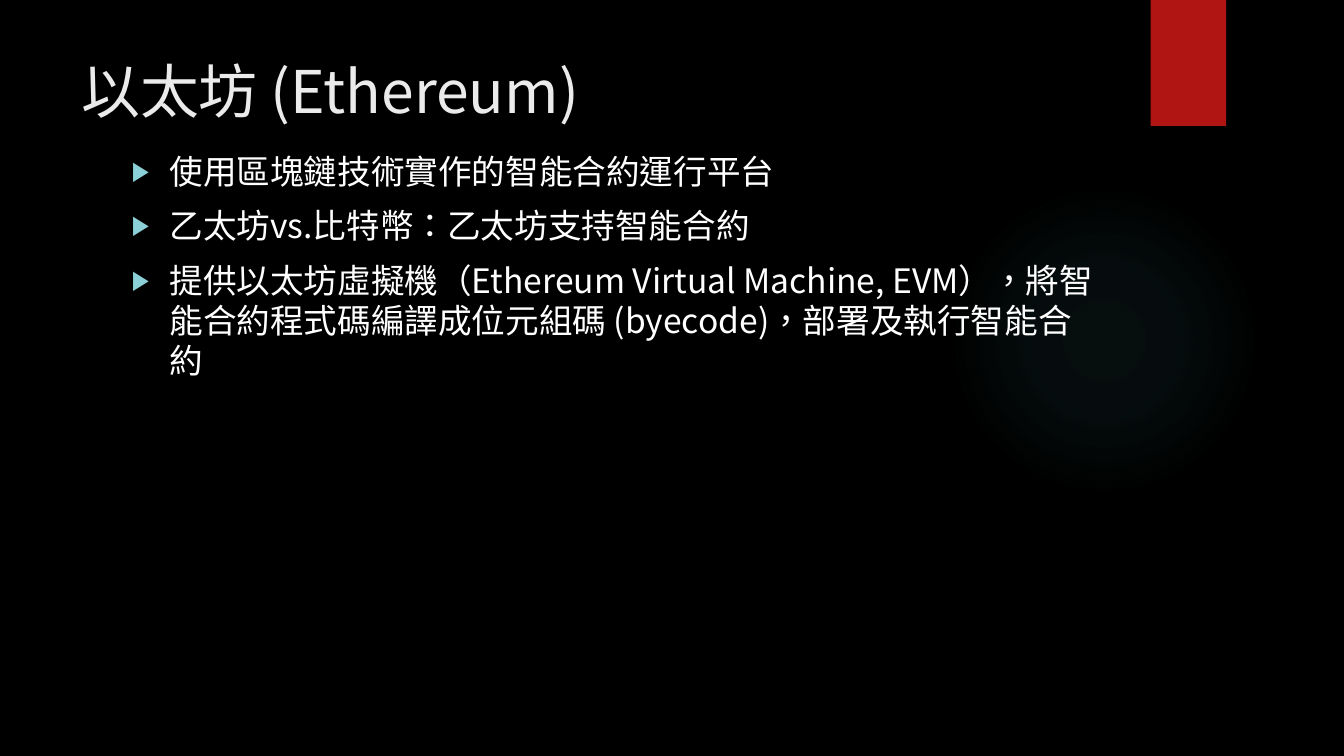
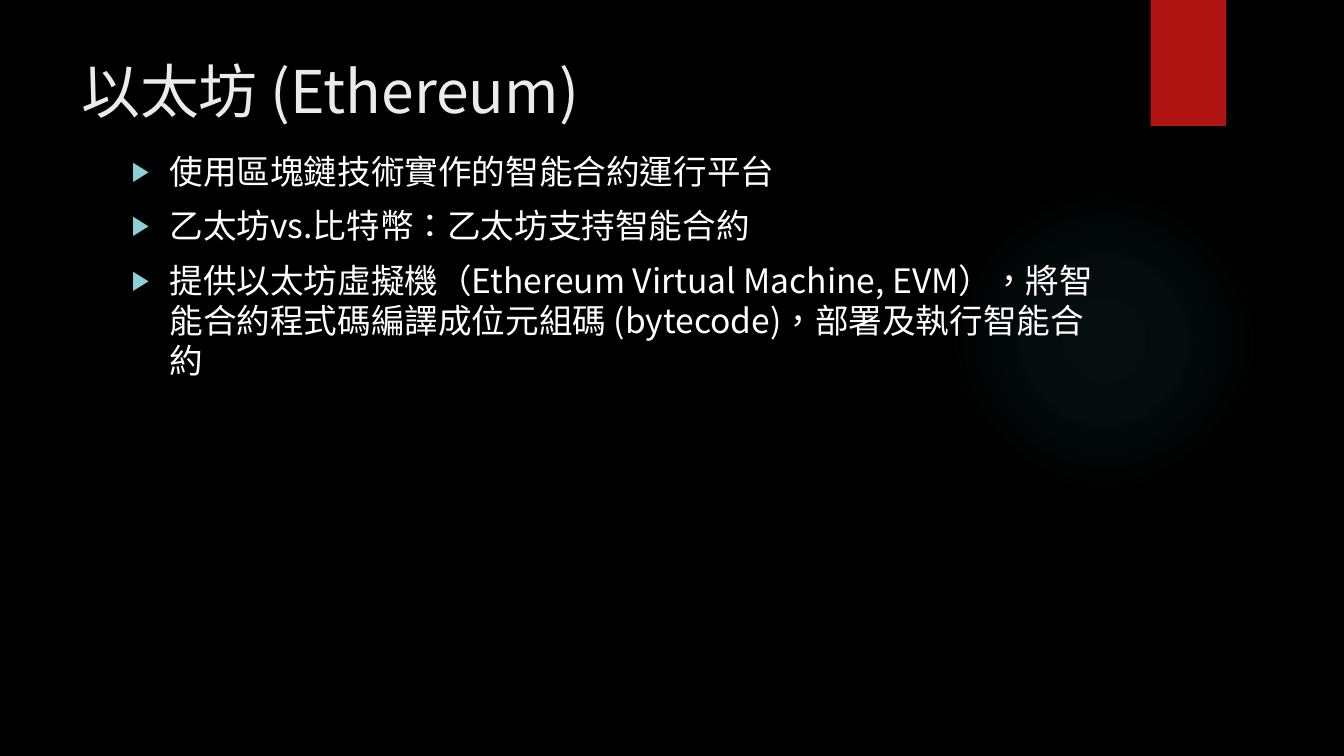
Before and after one commit to wtpai/DAppGit, a slide deck: slide 6 of 區塊鏈─智能合約實作.pptx. Drawn at 1344x756 pixels with LibreOffice and Linux fonts; fonts in the diff are those of the drawing; background and template pictures are left out. Boxes give left, top, right and bottom in pixels: in the first picture for what was removed or moved away, otherwise in the second. Text is boxed around its words. In the diff, an @@ line names an element or a change of style, - is before the commit and + after.

```diff
--- a/區塊鏈─智能合約實作.pptx
+++ b/區塊鏈─智能合約實作.pptx
@@ text at [170, 264, 1093, 376]: text changed @@
-▶ 提供以太坊虛擬機（Ethereum Virtual Machine, EVM），將智能合約程式碼編譯成位元組碼 (byecode)，部署及執行智能合約
+▶ 提供以太坊虛擬機（Ethereum Virtual Machine, EVM），將智能合約程式碼編譯成位元組碼 (bytecode)，部署及執行智能合約
```
Also in this commit, not shown: 3 other slides changed, 5 other files.
